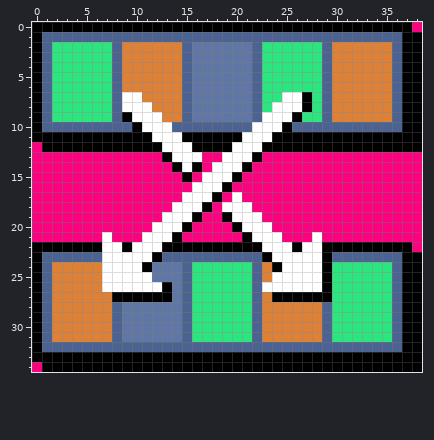
Edited in one commit: pixel-art sprite (src/gfx/spr_gameplay_anagram_icon.png). The picture above is the old version.
The file is 39x35 pixels.
After:
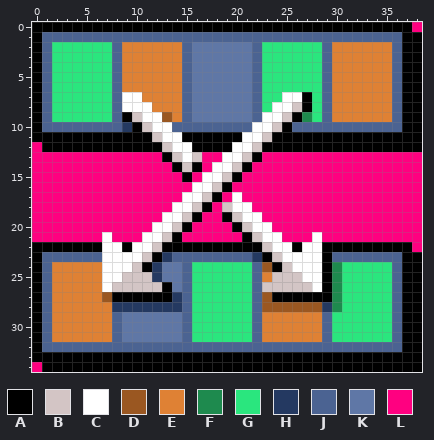
Palette (. is transparent): A #000000  B #d3c5c5  C #ffffff  D #9a5721  E #df8134  F #1e8a4e  G #2ae67e  H #243961  J #4b6392  K #5f77a6  L #ff0080
Author's note on the commit: Updated logo and gameplay icons
The edit:
y 8: x 26 C -> B
y 9: x 10 C -> B; x 13 E -> D; x 25 C -> B; x 27 G -> F
y 10: x 9 J -> H; x 11 C -> B; x 24 C -> B
y 11: x 12 C -> B; x 23 C -> B
y 12: x 13 C -> B; x 22 C -> B
y 13: x 14 C -> B; x 16 C -> B; x 21 C -> B
y 14: x 15 C -> B; x 20 C -> B
y 15: x 19 C -> B
y 16: x 18 C -> B
y 17: x 17 C -> B
y 18: x 16 C -> B; x 19 C -> B
y 19: x 15 C -> B; x 20 C -> B
y 20: x 14 C -> B; x 21 C -> B
y 21: x 13 C -> B; x 22 C -> B
y 22: x 12 C -> B; x 23 C -> B
y 23: x 11 C -> B; x 13 J -> H; x 22 J -> H; x 24 C -> B
y 24: x 10 C -> B; x 12 K -> H; x 23 E -> D; x 25 C -> B; x 30 G -> F
y 25: x 9..12 CCCK -> BBBH; x 24..26 CCC -> BBB; x 30 G -> F
y 26: x 8..12 CCCCC -> BBBBB; x 23..27 CCCCC -> BBBBB; x 30 G -> F
y 27: x 7 E -> D; x 14 K -> H; x 23 E -> D; x 30 G -> F
y 28: x 8..14 JKKKKKK -> HHHHHHH; x 23..30 EEEEEEJG -> DDDDDDHF
